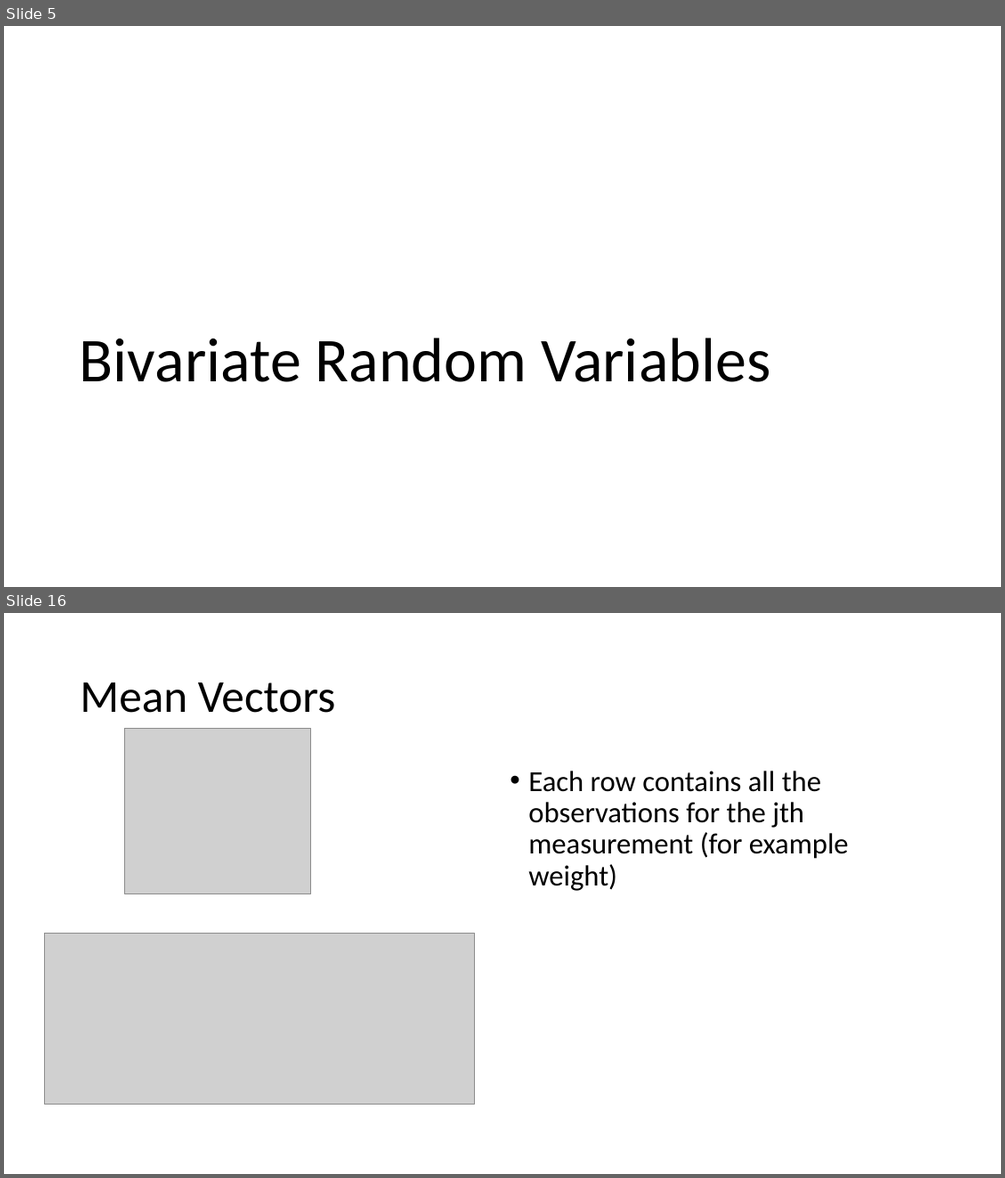
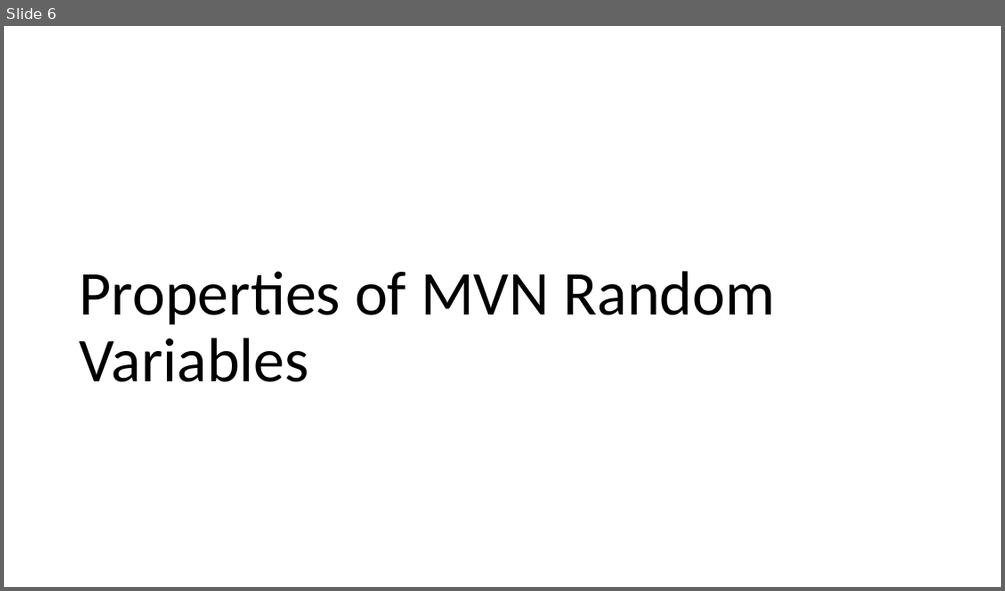
Before and after one commit to hunter-stats/stat717-class-materials, a slide deck: Class 03 Multivariate Normal Distribution.pptx. Shown one above the other, each under a label of ours: slides 5 and 16 before the commit, slide 6 after it; the slides between them are not shown. The pictures are 1005x1178 and 1005x591 pixels, drawn with LibreOffice and Linux fonts; fonts in the diff are those of the drawing; grey boxes stand for pictures. Boxes give left, top, right and bottom in pixels: in the first picture for what was removed or moved away, otherwise in the second. Text is boxed around its words. In the diff, an @@ line names an element or a change of style, - is before the commit and + after.

```diff
--- a/Class 03 Multivariate Normal Distribution.pptx
+++ b/Class 03 Multivariate Normal Distribution.pptx
@@ slide 16 removed at (4,613,1001,1174), background #FFFFFF @@
@@ title removed at (80,682,336,713) @@
-Mean Vectors
@@ picture removed at (124,728,310,893) @@
@@ text removed at (528,771,849,891) @@
-• Each row contains all the observations for the jth measurement (for example weight)
@@ picture removed at (45,933,475,1103) @@
@@ what was slide 5 is now slide 6 @@
@@ slide 6 changed as well @@
@@ title at (80,271,776,382): text changed @@
-Bivariate Random Variables
+Properties of MVN Random Variables
```
Also in this commit, not shown: 3 other slides changed, 23 slides added, 24 other slides removed, 3 other files.
